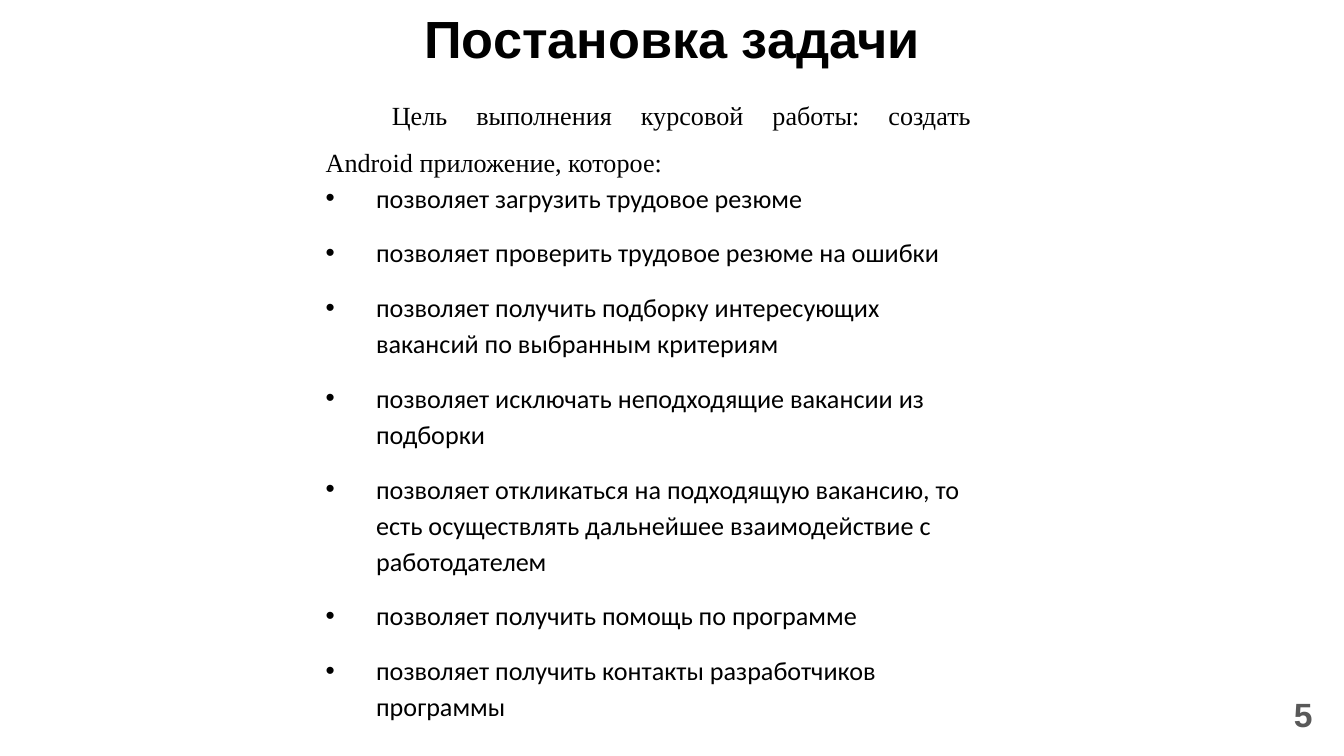
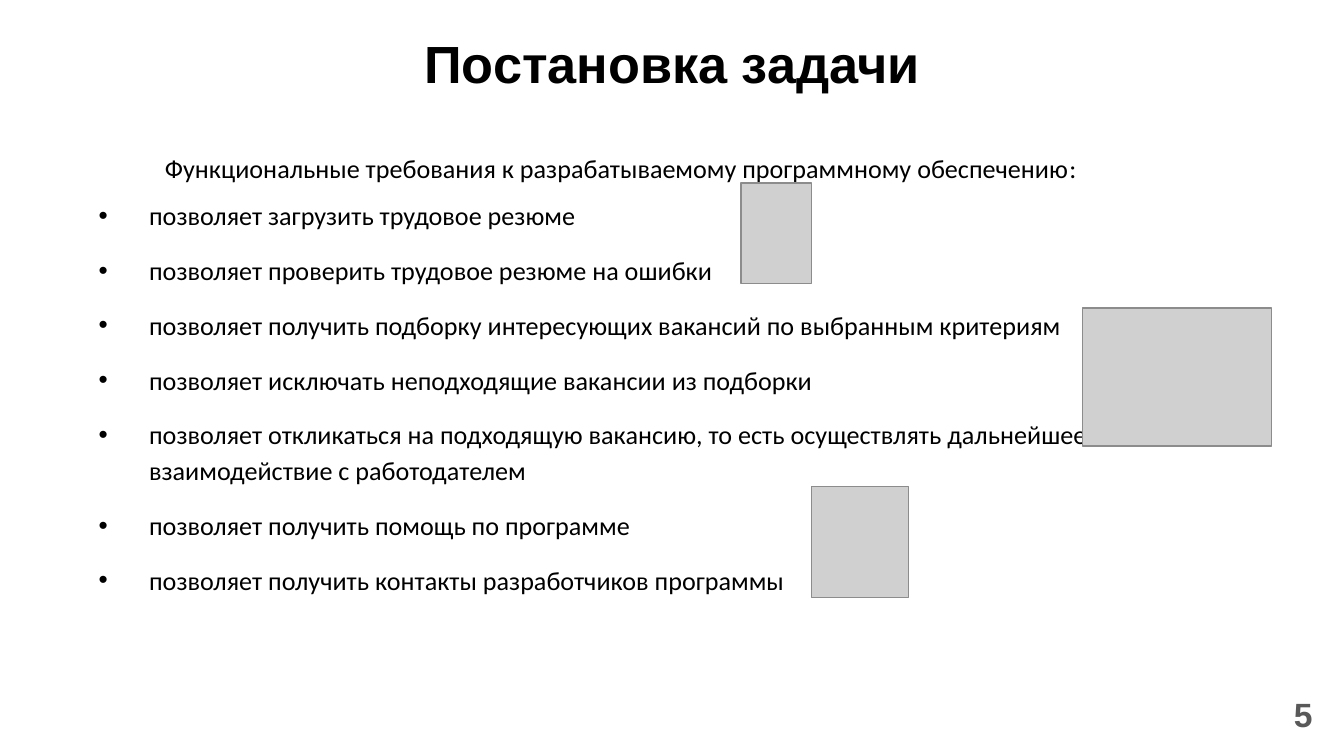
Before and after one commit to Vitya535/FindJobOnHH, a slide deck: slide 5 of Documents/Presentation.pptx. Drawn at 1344x756 pixels with LibreOffice and Linux fonts; fonts in the diff are those of the drawing; grey boxes stand for pictures. Boxes give left, top, right and bottom in pixels: in the first picture for what was removed or moved away, otherwise in the second. Text is boxed around its words. In the diff, an @@ line names an element or a change of style, - is before the commit and + after.

```diff
--- a/Documents/Presentation.pptx
+++ b/Documents/Presentation.pptx
@@ title "Постановка задачи": place and size @@
-title "Постановка задачи" at [424, 22, 920, 68]
+title "Постановка задачи" at [424, 47, 920, 93]
@@ text "Функциональные требования к разрабатываемому программному ...": place and size @@
-text "Функциональные требования к разрабатываемому программному ..." at [326, 106, 970, 721]
+text "Функциональные требования к разрабатываемому программному ..." at [149, 160, 1086, 595]
@@ text at [165, 160, 1076, 185]: text changed; font Times New Roman to Calibri @@
-Цель выполнения курсовой работы: создать Android приложение, которое:
+Функциональные требования к разрабатываемому программному обеспечению:
@@ picture added at [741, 183, 812, 284] @@
@@ text at [149, 212, 575, 230]: line spacing 1.15 to 1.5 @@
@@ picture added at [1083, 308, 1273, 446] @@
@@ picture added at [812, 487, 909, 598] @@
```
Also in this commit, not shown: 8 other slides changed, 2 slides added, 3 slides removed.
